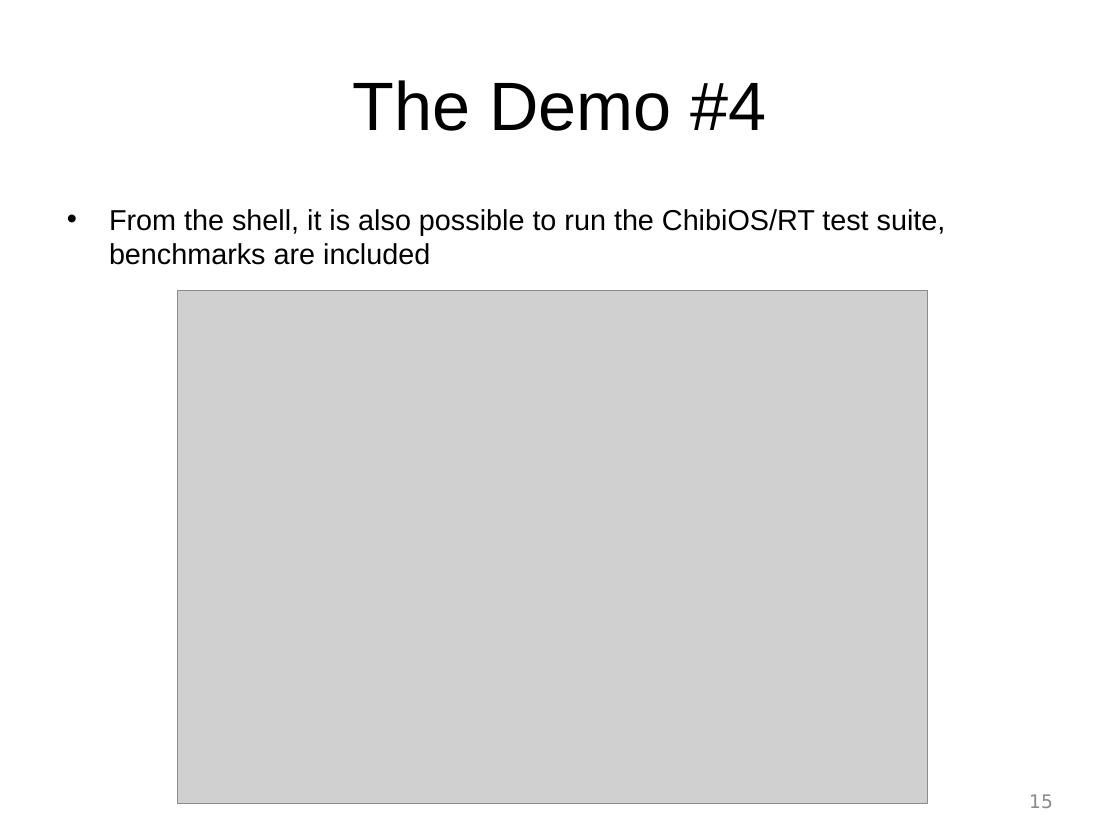
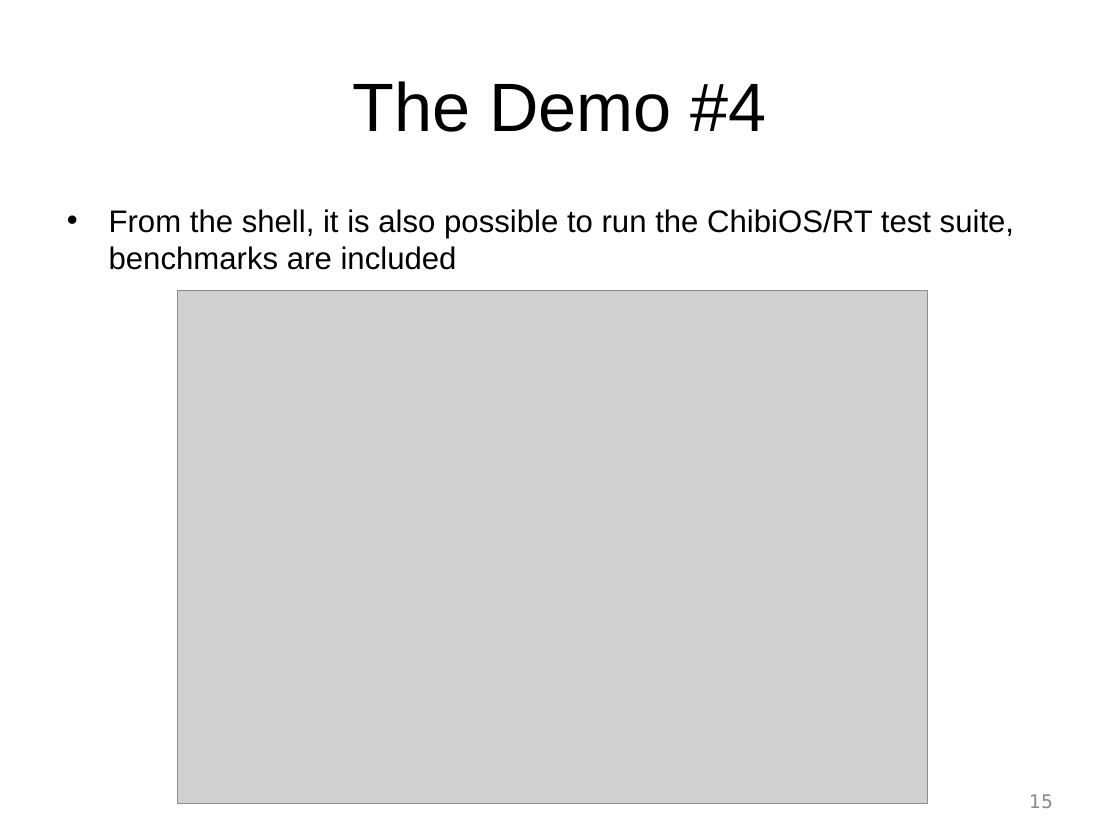
Before and after one commit to mabl/ChibiOS, a slide deck: slide 15 of slides_better_embedded_2012/ChibiOS-RT 4 Demo.ppt. Drawn at 1120x840 pixels with LibreOffice and Linux fonts; fonts in the diff are those of the drawing; grey boxes stand for pictures; background and template pictures are left out. Boxes give left, top, right and bottom in pixels: in the first picture for what was removed or moved away, otherwise in the second. Text is boxed around its words. In the diff, an @@ line names an element or a change of style, - is before the commit and + after.

```diff
--- a/slides_better_embedded_2012/ChibiOS-RT 4 Demo.ppt
+++ b/slides_better_embedded_2012/ChibiOS-RT 4 Demo.ppt
@@ text "From the shell, it is ..." at <box>109,209,1014,270</box>: size 18.5 to 20 pt; indent changed @@
```
Also in this commit, not shown: 15 other slides changed, 3 other files.
